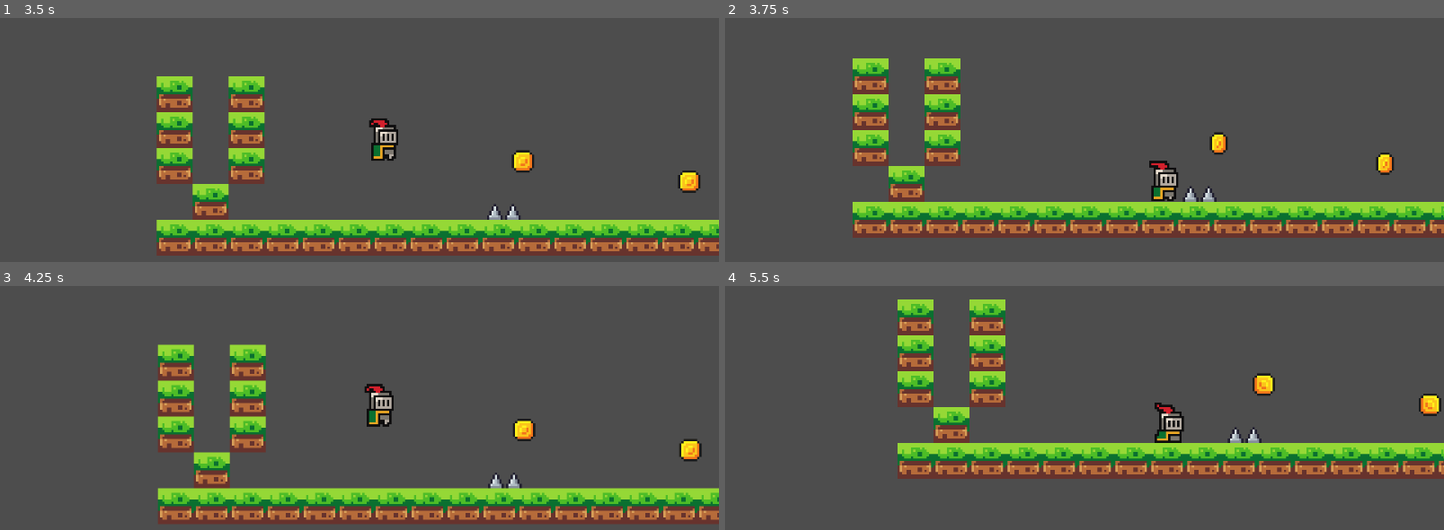
Above: before the commit, frames 1-4 (two rows, left to right).
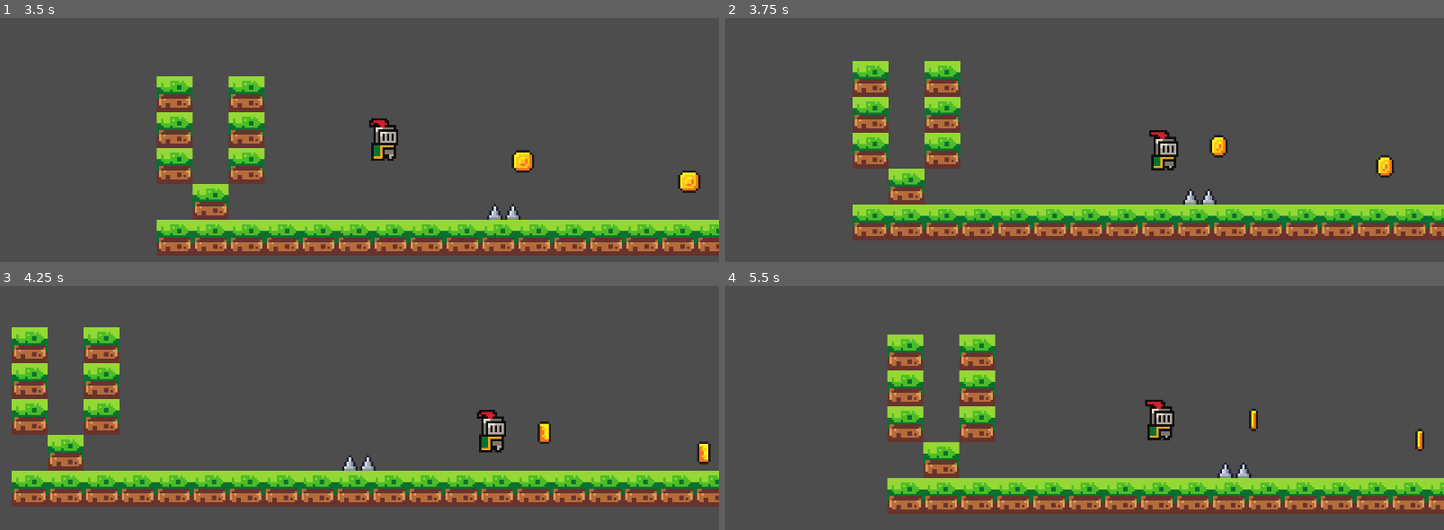
Above: after the commit, the same moments.

Repository: Parth-Agrawal2412/knight_on_the_platform_Source_code
Game: Godot game, scene res://Scenes/game.tscn
The game is run twice, just before and just after one commit, with the same random seed, the same clock (stepped at 60 frames per second) and the same inputs.
Inputs:
- Up to frame 1 (3.5 s): hold Space (Jump) 0.53-1.28 s; hold Right (Right) 0.53-2.03 s; tap Space (Jump) at 1.35, 1.52, 1.82, 2.85, 3.02, 3.32 s; hold Left (Left) 2.03-2.78 s; hold Space (Jump) 2.03-2.78 s; hold Right (Right) from 2.78 s (still down)
- Up to frame 2 (3.75 s): keep holding Right (Right); hold Space (Jump) from 3.53 s (still down)
- Up to frame 3 (4.25 s): keep holding Right (Right); keep holding Space (Jump)
- Up to frame 4 (5.5 s): release Right (Right) at 4.28 s; release Space (Jump) at 4.28 s; hold Left (Left) 4.28-5.03 s; tap Space (Jump) at 4.35, 4.52, 4.82 s; hold Right (Right) from 5.03 s (still down); hold Space (Jump) from 5.03 s (still down)

Frame 1 is identical in both runs. In frame 2, 11% of the frame differs, in the area x 17-100%, y 16-92%; in frame 3, 32%, in the area x 1-100%, y 16-98%; in frame 4, 29%.

Commit message:
Update player.gd

Diff:
--- a/Scripts/player.gd
+++ b/Scripts/player.gd
@@ -11,7 +11,7 @@
 		velocity += get_gravity() * delta
 
 	# Handle jump.
-	if Input.is_action_just_pressed("Jump") and is_on_floor():
+	if Input.is_action_pressed("Jump") and is_on_floor():
 		velocity.y = JUMP_VELOCITY
 
 	#
